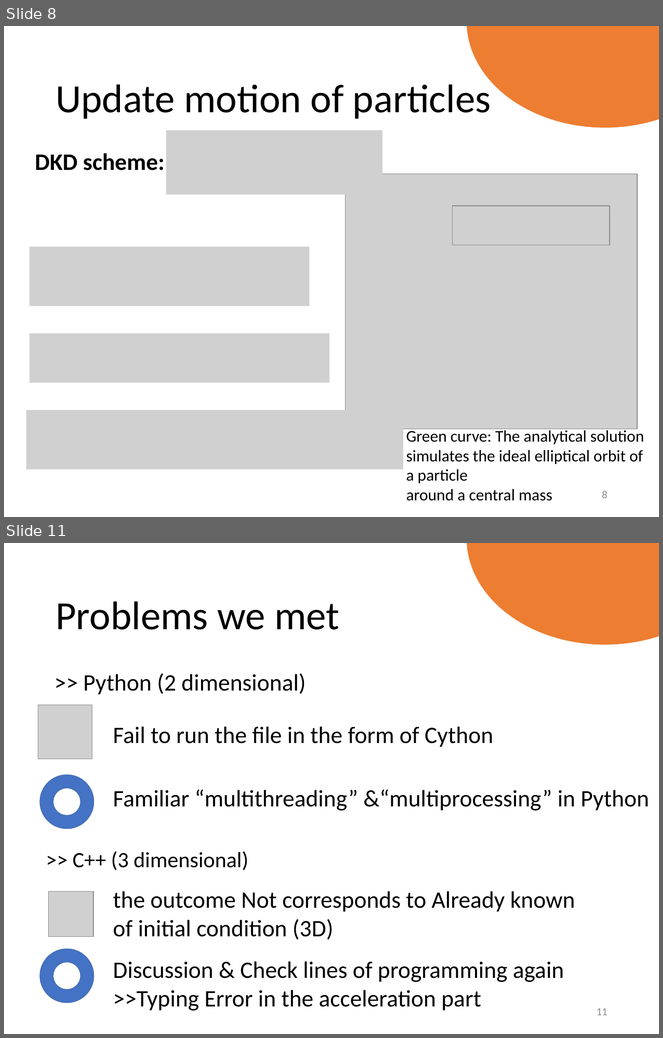
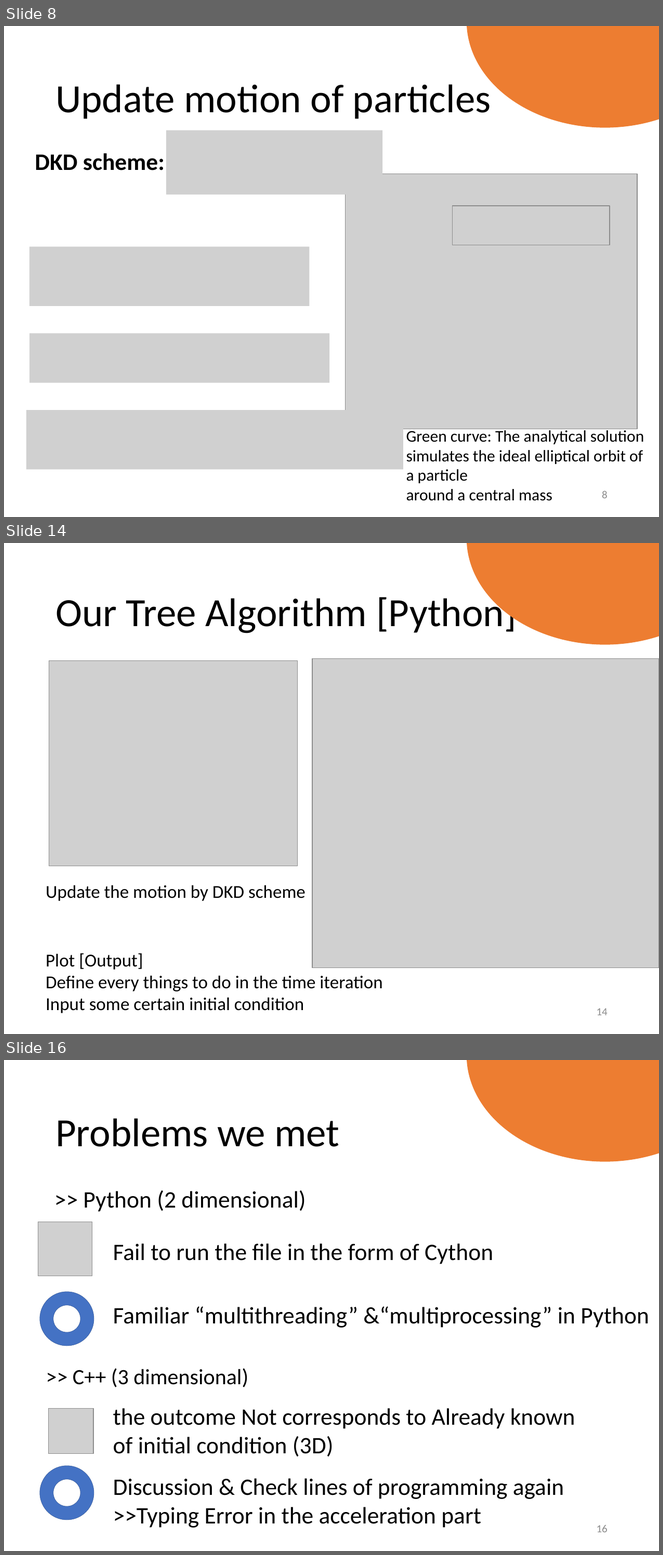
Before and after one commit to b08202012/tree-algorithm-for-self-gravity, a slide deck: Final project_G03_Tree Algorithm.pptx. Shown one above the other, each under a label of ours: slides 8 and 11 before the commit, slides 8, 14 and 16 after it; the slides between them are not shown. The pictures are 663x1038 and 663x1555 pixels, drawn with LibreOffice and Linux fonts; fonts in the diff are those of the drawing; grey boxes stand for pictures. Boxes give left, top, right and bottom in pixels: in the first picture for what was removed or moved away, otherwise in the second. Text is boxed around its words. In the diff, an @@ line names an element or a change of style, - is before the commit and + after.

```diff
--- a/Final project_G03_Tree Algorithm.pptx
+++ b/Final project_G03_Tree Algorithm.pptx
@@ slide 14 added at (x1=4, y1=543, x2=659, y2=1034), background #FFFFFF @@
@@ ellipse added at (x1=467, y1=543, x2=659, y2=644), fill #ED7D31 @@
@@ title added at (x1=55, y1=593, x2=517, y2=633), 44 pt, text #000000 @@
+Our Tree Algorithm [Python]
@@ picture added at (x1=49, y1=661, x2=297, y2=866) @@
@@ picture added at (x1=312, y1=659, x2=659, y2=969) @@
@@ text added at (x1=46, y1=885, x2=306, y2=901), 20 pt, text #000000 @@
+Update the motion by DKD scheme
@@ text added at (x1=46, y1=953, x2=383, y2=1014), 20 pt, text #000000 @@
+Plot [Output]
+Define every things to do in the time iteration
+Input some certain initial condition
@@ page number added at (x1=597, y1=1008, x2=608, y2=1016), 12 pt, text #8C8C8C @@
+14
@@ what was slide 11 is now slide 16 @@
@@ page number at (x1=597, y1=1525, x2=608, y2=1533): text changed @@
-11
+16
```
Also in this commit, not shown: 4 slides changed, 5 other slides added.
